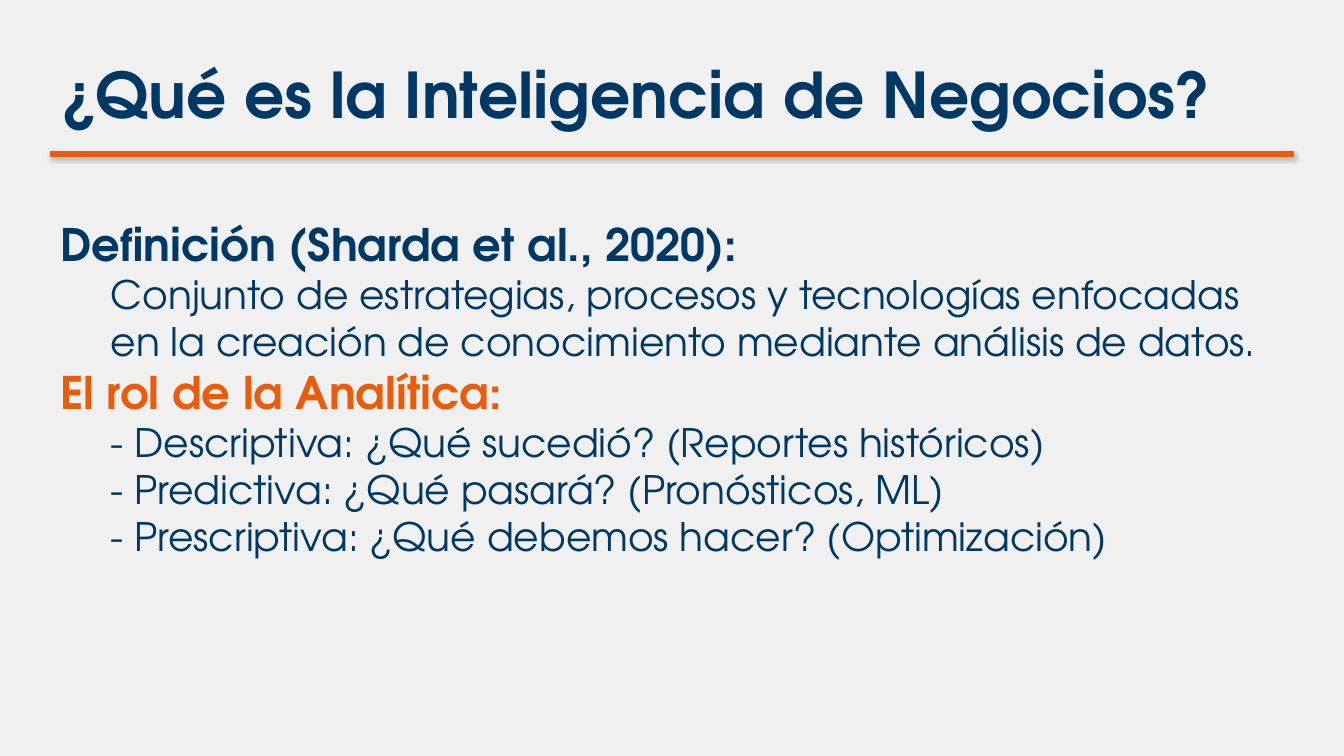
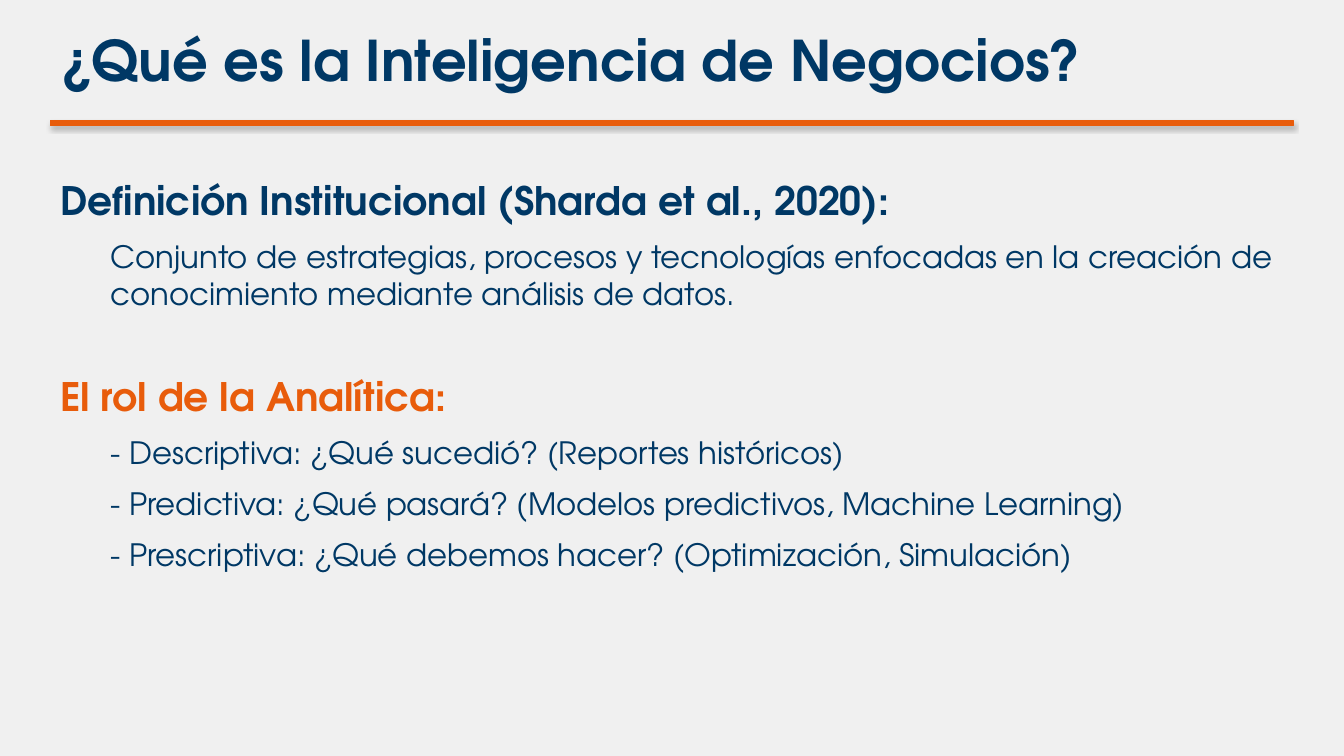
Before and after one commit to dudbilopr/Inteligencia-de-negocios, a slide deck: slide 5 of Semanas/Semana_1/diapositivas_semana_1.pptx (slide 4 before the commit). Drawn at 1344x756 pixels with LibreOffice and Linux fonts; fonts in the diff are those of the drawing. Boxes give left, top, right and bottom in pixels: in the first picture for what was removed or moved away, otherwise in the second. Text is boxed around its words. In the diff, an @@ line names an element or a change of style, - is before the commit and + after.

```diff
--- a/Semanas/Semana_1/diapositivas_semana_1.pptx
+++ b/Semanas/Semana_1/diapositivas_semana_1.pptx
@@ text "¿Qué es la Inteligencia de ..." moved from (x1=60, y1=66, x2=1211, y2=132) to (x1=60, y1=35, x2=1081, y2=94) @@
@@ text "¿Qué es la Inteligencia de ..." at (x1=60, y1=35, x2=1081, y2=94): size 45 to 40 pt @@
@@ rectangle moved from (x1=50, y1=151, x2=1294, y2=156) to (x1=50, y1=121, x2=1294, y2=126) @@
@@ text "Definición Institucional (Sharda et al., ..." moved from (x1=60, y1=224, x2=1256, y2=560) to (x1=60, y1=183, x2=1272, y2=573) @@
@@ text at (x1=60, y1=183, x2=889, y2=225): text changed; size 32 to 28 pt @@
-Definición (Sharda et al., 2020):
+Definición Institucional (Sharda et al., 2020):
@@ text at (x1=60, y1=244, x2=1272, y2=471): size 28 to 22 pt in "Conjunto de estrategias, procesos y tecnologías enfocadas ...", "- Descriptiva: ¿Qué sucedió? (Reportes históricos)"; size 32 to 28 pt in "El rol de la Analítica:"; more space between paragraphs @@
@@ text at (x1=129, y1=491, x2=1124, y2=573): text changed; size 28 to 22 pt @@
-  - Predictiva: ¿Qué pasará? (Pronósticos, ML)
-  - Prescriptiva: ¿Qué debemos hacer? (Optimización)
+  - Predictiva: ¿Qué pasará? (Modelos predictivos, Machine Learning)
+  - Prescriptiva: ¿Qué debemos hacer? (Optimización, Simulación)
```
Also in this commit, not shown: 5 other slides changed, 4 slides added, 1 slide removed, 4 other files.
